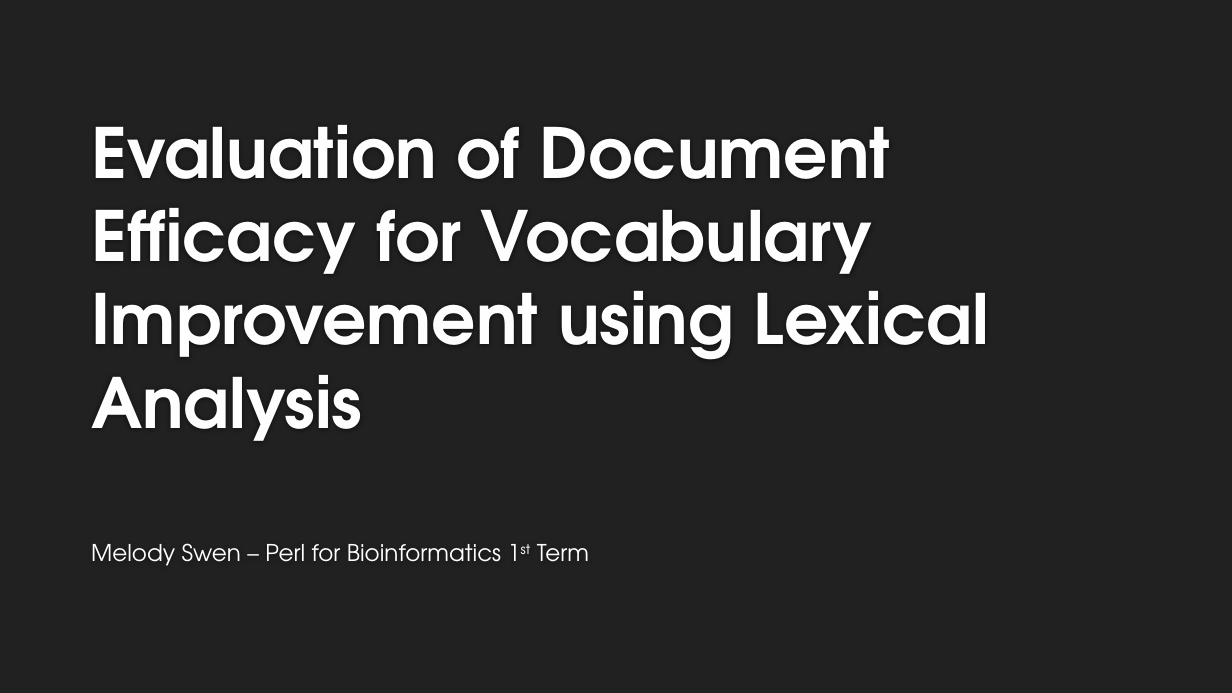
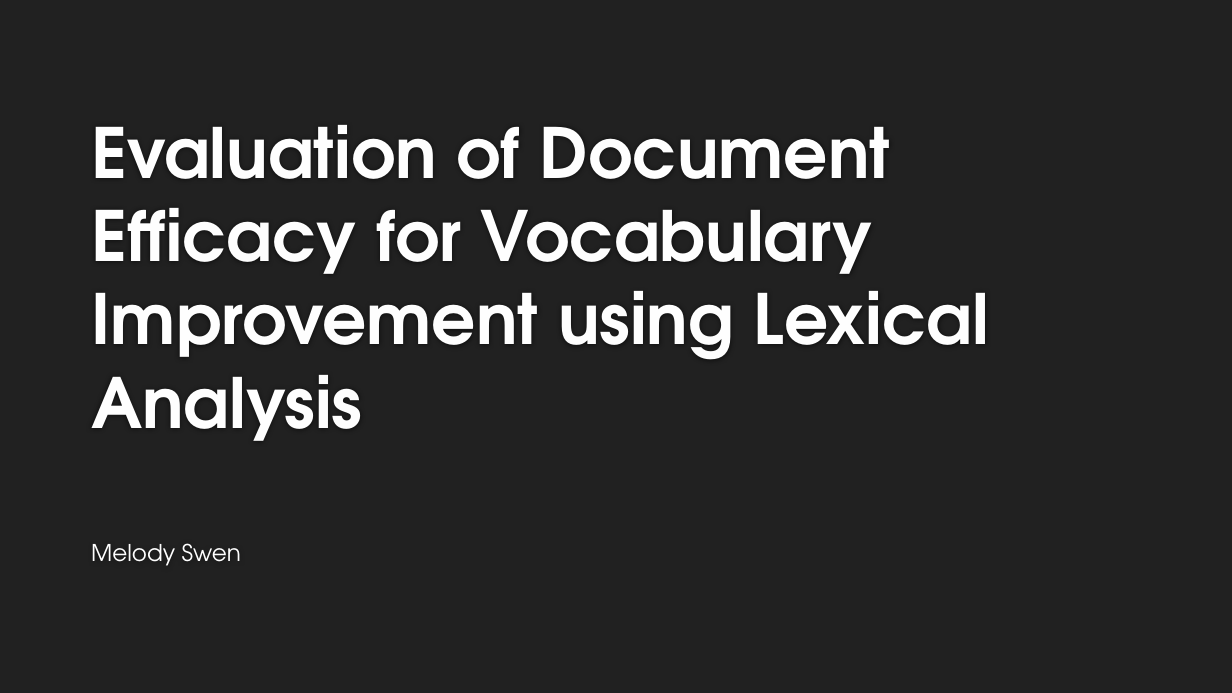
Before and after one commit to melodyswen/lexical-analysis-vocab, a slide deck: slide 1 of melodyperl.pptx. Drawn at 1232x693 pixels with LibreOffice and Linux fonts; fonts in the diff are those of the drawing; background and template pictures are left out. Boxes give left, top, right and bottom in pixels: in the first picture for what was removed or moved away, otherwise in the second. Text is boxed around its words. In the diff, an @@ line names an element or a change of style, - is before the commit and + after.

```diff
--- a/melodyperl.pptx
+++ b/melodyperl.pptx
@@ subtitle at (x1=91, y1=543, x2=241, y2=566): text changed @@
-Melody Swen – Perl for Bioinformatics 1st Term
+Melody Swen
```
Also in this commit, not shown: 4 other slides changed.
